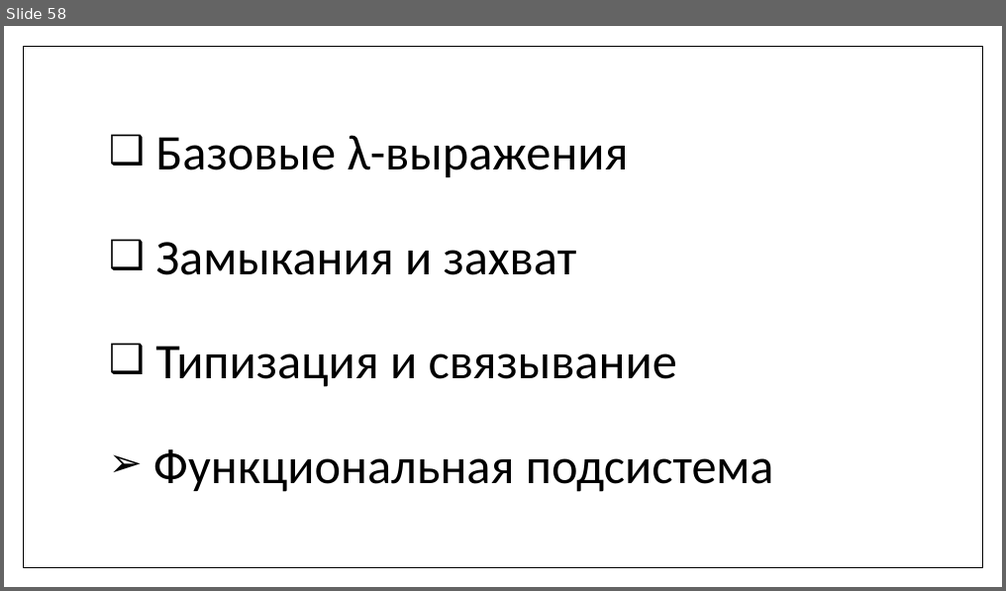
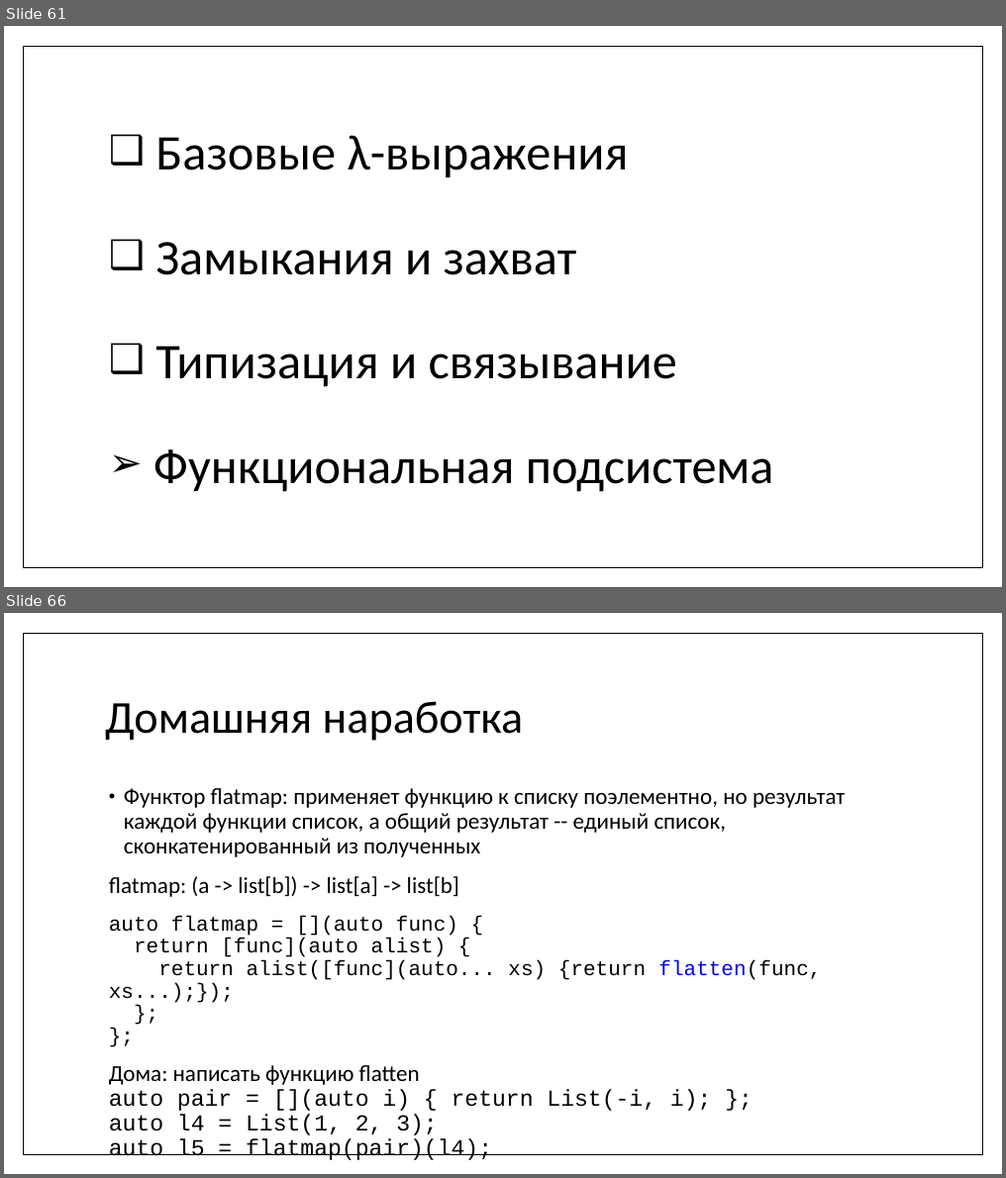
Before and after one commit to MIPT-ILab/cpp-lects-rus, a slide deck: slides/lec2-7-lambdas.pptx. Shown one above the other, each under a label of ours: slide 58 before the commit, slides 61 and 66 after it; the slides between them are not shown. The pictures are 1006x591 and 1006x1178 pixels, drawn with LibreOffice and Linux fonts; fonts in the diff are those of the drawing. Boxes give left, top, right and bottom in pixels: in the first picture for what was removed or moved away, otherwise in the second. Text is boxed around its words. In the diff, an @@ line names an element or a change of style, - is before the commit and + after.

```diff
--- a/slides/lec2-7-lambdas.pptx
+++ b/slides/lec2-7-lambdas.pptx
@@ slide 66 added at <box>4,613,1002,1174</box>, background #FFFFFF; not listed: 1 template element that a slide beside it also shows @@
@@ title added at <box>105,701,524,741</box>, 44 pt, text #000000 @@
+Домашняя наработка
@@ text added at <box>109,788,845,1160</box>, 22 pt, text #000000 @@
+• Функтор flatmap: применяет функцию к списку поэлементно, но результат каждой функции список, а общий результат -- единый список, сконкатенированный из полученных
+flatmap: (a -> list[b]) -> list[a] -> list[b]
+auto flatmap = [](auto func) {
+return [func](auto alist) {
+return alist([func](auto... xs) {return flatten(func, xs...);});
+};
+};
+Дома: написать функцию flatten
+auto pair = [](auto i) { return List(-i, i); };
+auto l4 = List(1, 2, 3);
+auto l5 = flatmap(pair)(l4);
@@ what was slide 58 is now slide 61 @@
```
Also in this commit, not shown: 6 slides changed, 9 other slides added, 10 other files.
